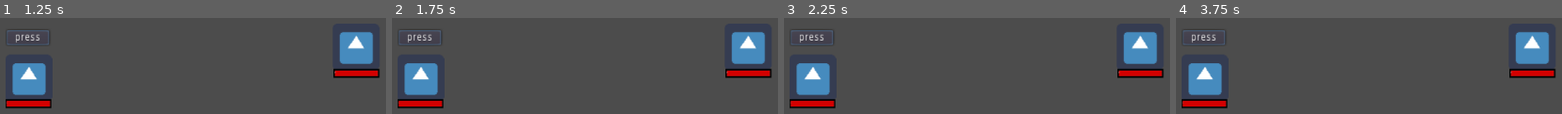
Above: before the commit, frames 1-4 (left to right).
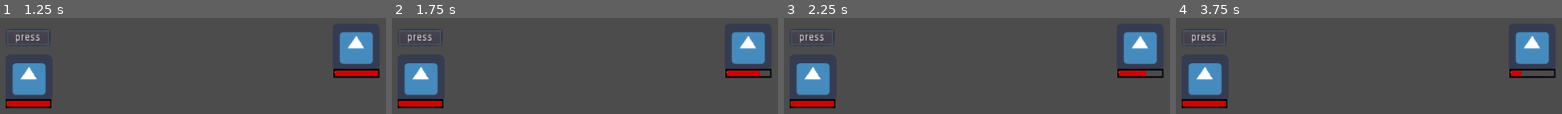
Above: after the commit, the same moments.

Repository: h19mili/TBRPG
Game: Godot game, scene res://test.tscn
Same seed, same stepped clock (60 frames per second), same inputs: the game is played once before the commit and once after it. The engine's default icon, where the game draws it, is replaced by a stand-in: a white triangle on a blue panel in a dark square.
Inputs:
- Up to frame 1 (1.25 s): click "press" at 0.5 s
- Up to frame 2 (1.75 s): tap Enter (ui_accept) at 1.25, 1.52 s; hold Right (ui_right) from 1.28 s (still down); tap Q (Attack) at 1.35 s
- Up to frame 3 (2.25 s): tap Enter (ui_accept) at 2 s; release Right (ui_right) at 2.03 s; tap Q (Attack) at 2.1 s
- Up to frame 4 (3.75 s): tap Enter (ui_accept) at 2.27, 2.75, 3.5 s; hold Right (ui_right) 2.78-3.53 s; tap E (Mattack) at 2.85 s; tap Q (Attack) at 3.05, 3.6 s; hold Up (ui_up) from 3.53 s (still down)

Frame 1 is identical in both runs. In frame 2, 0.2% of the frame differs, in the area x 95-99%, y 54-61%; in frame 3, 0.3%; in frame 4, 0.5%, in the area x 89-99%, y 54-61%.
Error before the commit: Error connecting to signal: Done during yield(). (res://M-Action.gd:26)

Commit message:
12th push

Diff:
--- a/A-Action.gd
+++ b/A-Action.gd
@@ -15,5 +15,4 @@
 	if Input.is_action_just_pressed("Attack"):# = Q
 		get_node("/root/Node2D/TurnQ/Combatant").emit_signal("Dmg")
 		get_node("/root/Node2D/TurnQ/Combatant").emit_signal("completed")
-		get_node("/root/Node2D/TurnQ/Monster/M-Action").emit_signal("Done")
 		print("attack")
--- a/Combatant.gd
+++ b/Combatant.gd
@@ -45,3 +45,8 @@
 
 func Stats():
 	Speed == 3
+
+func Butten_pressed():
+	get_node("../../Monstertimer").start(3)
+	emit_signal("Done")
+	pass
--- a/Combatant.tscn
+++ b/Combatant.tscn
@@ -16,7 +16,7 @@
 [node name="Combatant" type="Node2D"]
 position = Vector2( 251.568, 288.112 )
 script = ExtResource( 1 )
-Max_HP = 10
+Max_HP = 40
 STR = 2
 
 [node name="KinematicBody2D" type="KinematicBody2D" parent="."]
@@ -38,8 +38,8 @@
 margin_top = 14.2646
 margin_right = 32.0294
 margin_bottom = 78.2646
-max_value = 10.0
-value = 10.0
+max_value = 40.0
+value = 40.0
 texture_under = ExtResource( 3 )
 texture_progress = ExtResource( 4 )
 
@@ -53,3 +53,4 @@
 margin_bottom = -45.1426
 text = "press"
 script = ExtResource( 6 )
+[connection signal="pressed" from="Attack_Butten" to="." method="Butten_pressed"]
--- a/M-Action.gd
+++ b/M-Action.gd
@@ -13,7 +13,6 @@
 	pass
 
 func _process(delta):
-	_onDone(delta)
 	pass
 
 func MAttack_action():
@@ -22,11 +21,7 @@
 		get_node("/root/Node2D/TurnQ/Monster").emit_signal("completed")
 		get_node("/root/Node2D/TurnQ/Monster").emit_signal("Mdmg")
 
-func _onDone(delta):
-	yield(Battler_M, "Done")
-	#print("hi")
-	timer += delta
-	if timer >= 5.0:
-		timer = 0
-		MAttack_action()
-		print("hi")
+func _onDone():
+	yield(get_node("/root/Node2D/TurnQ/Monster"), "Done")
+	MAttack_action()
+	print("2")
--- a/Monster.gd
+++ b/Monster.gd
@@ -38,3 +38,8 @@
 	var percentage = CM_HP / Max_HP
 func Stats():
 	Speed == 4
+
+func _on_Monstertimer_timeout():
+	print("1")
+	emit_signal("Done")
+	pass
--- a/Monster.tscn
+++ b/Monster.tscn
@@ -15,8 +15,8 @@
 __meta__ = {
 "_edit_group_": true
 }
-Max_HP = 5
-CM_HP = 5
+Max_HP = 23
+CM_HP = 23
 STR = 1
 
 [node name="KinematicBody2D" type="KinematicBody2D" parent="."]
@@ -32,13 +32,10 @@
 margin_top = 15.0647
 margin_right = 32.5763
 margin_bottom = 79.0647
-max_value = 5.0
-value = 5.0
+max_value = 23.0
+value = 23.0
 texture_over = ExtResource( 3 )
 texture_progress = ExtResource( 4 )
 
 [node name="M-Action" type="Node" parent="."]
 script = ExtResource( 5 )
-
-[node name="Timer" type="Timer" parent="M-Action"]
-autostart = true
--- a/test.tscn
+++ b/test.tscn
@@ -8,22 +8,23 @@
 [node name="Node2D" type="Node2D"]
 script = ExtResource( 1 )
 
+[node name="Monstertimer" type="Timer" parent="."]
+one_shot = true
+
 [node name="TurnQ" type="YSort" parent="."]
 script = ExtResource( 2 )
 
 [node name="Combatant" parent="TurnQ" instance=ExtResource( 3 )]
-Max_HP = 40
 Speed = 4
 STR = 8
 DEF = 5
 
 [node name="Monster" parent="TurnQ" instance=ExtResource( 4 )]
 position = Vector2( 697.643, 245.773 )
-Max_HP = 23
-CM_HP = 23
-STR = 5
-Speed = 7
-DEF = 4
+Max_HP = null
+CM_HP = null
+STR = null
+[connection signal="timeout" from="Monstertimer" to="TurnQ/Monster" method="_on_Monstertimer_timeout"]
 [connection signal="Dmg" from="TurnQ/Combatant" to="TurnQ/Monster" method="_on_Combatant_Dmg"]
 [connection signal="Done" from="TurnQ/Combatant" to="TurnQ/Monster/M-Action" method="_onDone"]
 [connection signal="completed" from="TurnQ/Combatant" to="TurnQ" method="Done"]
